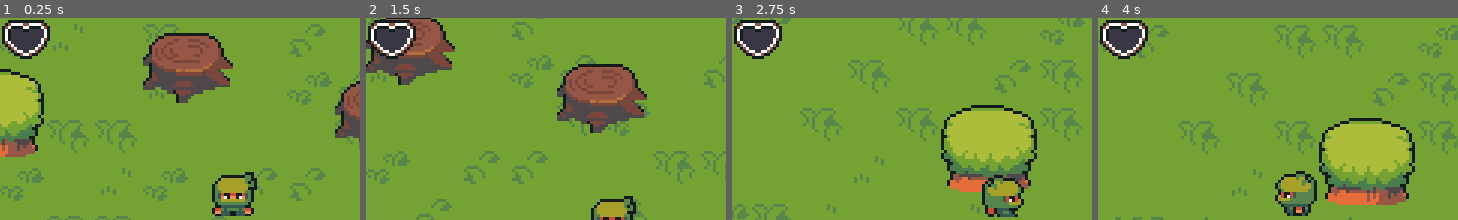
Above: before the commit, frames 1-4 (left to right).
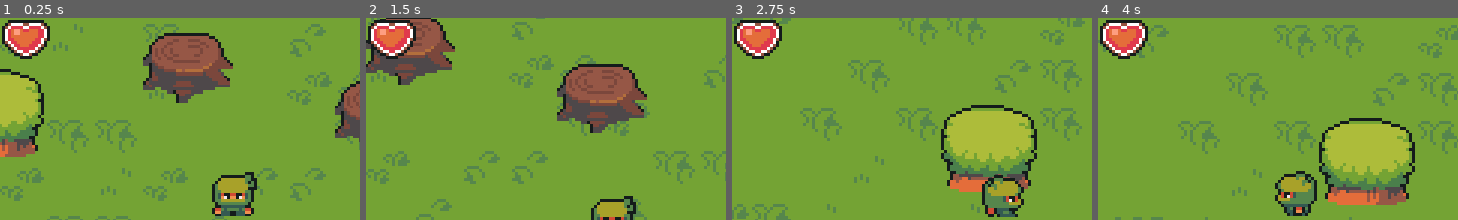
Above: after the commit, the same moments.

Repository: jeisaRaja/godot-arpg-learn
Game: Godot game, scene res://scenes/world.tscn
Two runs of this game, one before a commit and one after it. Both use one fixed random seed, a clock stepped at 60 frames per second and the inputs below.
Inputs:
- Up to frame 1 (0.25 s): no input
- Up to frame 2 (1.5 s): hold Right (ui_right) 0.53-1.28 s; hold Down (ui_down) from 1.28 s (still down)
- Up to frame 3 (2.75 s): release Down (ui_down) at 2.03 s; hold Right (ui_right) from 2.03 s (still down)
- Up to frame 4 (4 s): release Right (ui_right) at 2.78 s; hold Up (ui_up) 2.78-3.53 s; hold Left (ui_left) from 3.53 s (still down)
The pictures show only the part of the screen within x 18-68%, y 1-51%; the shares and areas given below are measured in that part.

The runs differ from the first frame. In frame 1, 1.0% of the frame differs, in the area x 2-13%, y 3-18%; in frame 2, 1.0%; in frame 3, 1.0%; in frame 4, 1.0%.

Commit message:
add player hurt blink

Diff:
--- a/player/player.gd
+++ b/player/player.gd
@@ -1,7 +1,13 @@
 extends CharacterBody2D
 
 @export var speed:int
+@export var knockbackPower: int = 500
 @onready var animation = $AnimationPlayer
+@onready var heartContainer = $"../../CanvasLayer/heartsContainer"
+@onready var effects = $Effects
+@onready var hurtTimer = $hurtTimer
+
+var isHurt : bool = false
 
 var maxHealth: int = 3
 var currHealth: int = maxHealth
@@ -32,8 +38,22 @@
 	move_and_slide()
 
 func _on_hurt_box_area_entered(area):
+	if isHurt: return
 	if area.name == "hitBox":
 		currHealth -= 1
 		if currHealth < 0:
 			currHealth = maxHealth
-		print(currHealth)
+		var enemyVelocity = area.get_parent().velocity
+		knockback(enemyVelocity)
+		heartContainer.updateHearts(currHealth)
+		isHurt = true
+		effects.play("hurtBlink")
+		hurtTimer.start()
+		await hurtTimer.timeout
+		isHurt = false
+		effects.play("RESET")
+
+func knockback(enemyVelocity: Vector2):
+	var knockbackDir = (enemyVelocity.normalized() - velocity.normalized()) * knockbackPower
+	velocity = knockbackDir
+	move_and_slide()
--- a/player/player.tscn
+++ b/player/player.tscn
@@ -100,6 +100,45 @@
 
 [sub_resource type="RectangleShape2D" id="RectangleShape2D_qs1xb"]
 
+[sub_resource type="Animation" id="Animation_a6x23"]
+resource_name = "hurtBlink"
+length = 0.4
+loop_mode = 1
+step = 0.2
+tracks/0/type = "value"
+tracks/0/imported = false
+tracks/0/enabled = true
+tracks/0/path = NodePath("Sprite2D/ColorRect:color")
+tracks/0/interp = 1
+tracks/0/loop_wrap = true
+tracks/0/keys = {
+"times": PackedFloat32Array(0, 0.0001, 0.2),
+"transitions": PackedFloat32Array(1, 1, 1),
+"update": 0,
+"values": [Color(1, 1, 1, 0.564706), Color(1, 1, 1, 1), Color(1, 1, 1, 1)]
+}
+
+[sub_resource type="Animation" id="Animation_jd83g"]
+length = 0.001
+tracks/0/type = "value"
+tracks/0/imported = false
+tracks/0/enabled = true
+tracks/0/path = NodePath("Sprite2D/ColorRect:color")
+tracks/0/interp = 1
+tracks/0/loop_wrap = true
+tracks/0/keys = {
+"times": PackedFloat32Array(0),
+"transitions": PackedFloat32Array(1),
+"update": 0,
+"values": [Color(0, 0, 0, 0)]
+}
+
+[sub_resource type="AnimationLibrary" id="AnimationLibrary_cojdu"]
+_data = {
+"RESET": SubResource("Animation_jd83g"),
+"hurtBlink": SubResource("Animation_a6x23")
+}
+
 [node name="Player" type="CharacterBody2D"]
 y_sort_enabled = true
 texture_filter = 1
@@ -108,12 +147,19 @@
 speed = 70
 
 [node name="Sprite2D" type="Sprite2D" parent="."]
+clip_children = 2
 z_index = 1
-y_sort_enabled = true
 texture = ExtResource("1_ynx28")
 offset = Vector2(0, -8)
 hframes = 4
 vframes = 7
+
+[node name="ColorRect" type="ColorRect" parent="Sprite2D"]
+offset_left = -20.0
+offset_top = -24.0
+offset_right = 20.0
+offset_bottom = 16.0
+color = Color(0, 0, 0, 0)
 
 [node name="AnimationPlayer" type="AnimationPlayer" parent="."]
 libraries = {
@@ -132,4 +178,13 @@
 scale = Vector2(0.71, 0.71)
 shape = SubResource("RectangleShape2D_qs1xb")
 
+[node name="Effects" type="AnimationPlayer" parent="."]
+libraries = {
+"": SubResource("AnimationLibrary_cojdu")
+}
+
+[node name="hurtTimer" type="Timer" parent="."]
+wait_time = 0.4
+one_shot = true
+
 [connection signal="area_entered" from="hurtBox" to="." method="_on_hurt_box_area_entered"]
--- a/scenes/world.gd
+++ b/scenes/world.gd
@@ -4,7 +4,7 @@
 
 func _ready():
 	heartsContainer.setMaxHearts(player.maxHealth)
-	heartsContainer.updateHearts(2)
+	heartsContainer.updateHearts(3)
 
 func _process(delta):
 	pass
Not shown: 1 places in player/player.tscn that only renumber resources
